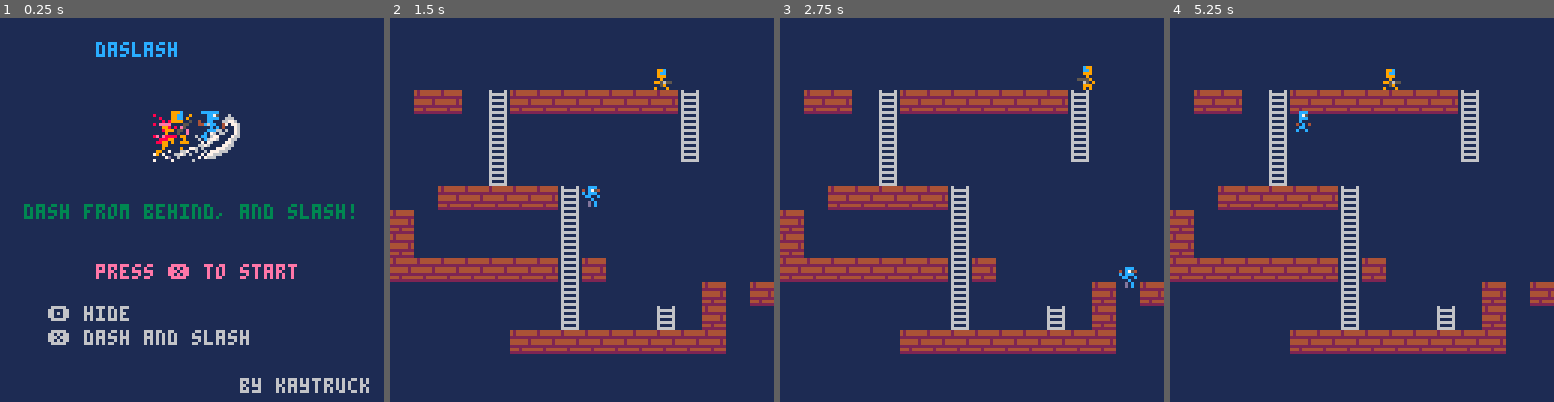
Above: before the commit, frames 1-4 (left to right).
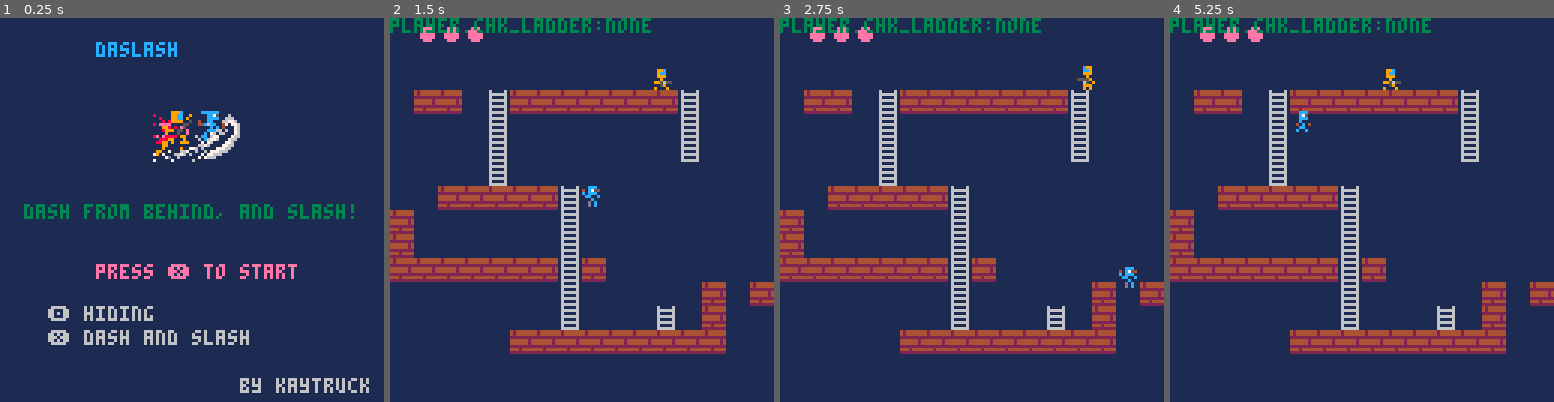
Above: after the commit, the same moments.

Repository: kaytruck/daslash
Game: PICO-8 cartridge daslash.p8
Two runs of this game, one before a commit and one after it. Both use one fixed random seed, a clock stepped at 60 frames per second and the inputs below.
Inputs:
- Up to frame 1 (0.25 s): no input
- Up to frame 2 (1.5 s): tap X (X key) at 0.33, 1.07 s; tap O (Z key) at 0.7 s
- Up to frame 3 (2.75 s): hold Right 1.6-2.1 s; tap O (Z key) at 1.7, 2.1, 2.5 s; tap X (X key) at 1.85 s; hold Up 2.15-2.42 s; hold Right from 2.47 s (still down)
- Up to frame 4 (5.25 s): tap O (Z key) every 0.4 s from 2.9 to 4.9 s; tap X (X key) at 2.97, 4.08, 5.2 s; release Right at 3.03 s; hold Left 3.08-3.58 s; hold Down 3.63-3.97 s; hold Right 4.02-4.68 s; hold Up 4.73-5.03 s; hold Left from 5.08 s (still down)

The runs differ from the first frame. In frame 1, 0.1% of the frame differs, in the area x 31-40%, y 75-79%; in frame 2, 1.5%, in the area x 0-68%, y 0-7%; in frame 3, 1.5%; in frame 4, 1.5%.

Commit message:
add player damage

Diff:
--- a/daslash.p8
+++ b/daslash.p8
@@ -42,15 +42,17 @@
 		dash_time=0,
 		dash_time_max = 6,
 		atk=3,
+		hp=3,
 		-- stat
 		running=false,
 		falling=false,
 		landing=false,
+		underatk=false,			-- under attack flg
 		chk_ladder="none",
 		flip=false,
 		dash_time=0,
 		dash_time_max = 6,
-		hide=false,
+		hiding=false,
 		ladder="none",
 		-- anim
 		anim=0,
@@ -74,6 +76,7 @@
 		flip=false,
 		dead=false,
 		hp=6,
+		underatk=false,		-- under attack flag
 		-- anim
 		anim=0,
 		-- function
@@ -107,7 +110,7 @@
 	spr(192, 48, 25, 4, 4)
 	print("dash from behind, and slash!", 8, 62, 3)
 	print("press ❎ to start", 32, 82, blink_col)
-	print("🅾️ hide", 16, 96, 6)
+	print("🅾️ hiding", 16, 96, 6)
 	print("❎ dash and slash", 16,104,6)
 	print("by kaytruck", 80, 120, 6)
 
@@ -134,9 +137,9 @@
 	player.ladder = "none"
 	--control
 	if btn(🅾️) then
-		player.hide = true
+		player.hiding = true
 	else
-		player.hide = false
+		player.hiding = false
 		if btn(⬅️) then
 			player.flip = true
 			player.running = true
@@ -225,30 +228,72 @@
 		player.dx = 0
 	end
 
-	-- dash through enemy
-	for enemy in all(enemies) do
-		if player.dash_time > 0
-		and min(player.x, player.x + player.dx) < enemy.x
-		and max(player.x, player.x + player.dx) > enemy.x
-		and player.flip == enemy.flip then
-			enemy.hp -= player.atk
-		end
-	end
+	-- collide enemies
+	engage(player, enemies)
 
 	-- apply move
 	player.x += player.dx
 	player.y += player.dy
 	player.y = flr(player.y + 0.9)
 
-	-- limit player to window
-	if player.y > dead_h then
+	-- player die
+	if player.y > dead_h
+	or player.hp <= 0 then
 		_update = update_gameover
 		_draw = draw_gameover
 	end
+	-- limit player to window
 	if player.x < window_l then
 		player.x = window_l
 	elseif player.x > window_r - player.w then
 		player.x = window_r - player.w
+	end
+end
+
+function engage(player, enemies)
+	local deads = {}
+	for enemy in all(enemies) do
+		-- if not collide on y
+		if not (max(player.y, enemy.y) <= min(player.y + player.h - 1, enemy.y + enemy.h - 1))
+		and not (min(player.y + player.h - 1, enemy.y + enemy.h - 1) >= max(player.y, enemy.y)) then
+			goto nextenemy
+		end
+		-- if not collide on x
+		-- TODO should compare to center and center ?
+		if not (max(player.x, enemy.x) <= min(player.x + player.w - 1, enemy.x + enemy.w - 1))
+		and not (min(player.x + player.w - 1, enemy.x + enemy.w - 1) >= max(player.x, enemy.x)) then
+			player.underatk = false
+			enemy.underatk = false
+			goto nextenemy
+		end
+		-- if dashing
+		if player.dash_time > 0 then
+			--  if same direction
+			if player.flip == enemy.flip
+			and not enemy.underatk then
+				-- if dash through
+					-- if min(player.x, player.x + player.dx) < enemy.x
+					-- and max(player.x, player.x + player.dx) > enemy.x then
+					-- 	enemy.hp -= player.atk
+					-- end
+				enemy.hp -= player.atk
+				enemy.underatk = true
+			end
+		else
+			-- player damage
+			if not player.hiding
+			and not player.underatk then
+				player.hp -= 1
+				player.underatk = true
+			end
+		end
+		if enemy.hp <= 0 then
+			add(deads, enemy)
+		end
+		::nextenemy::
+	end
+	for dead in all(deads) do
+		del(enemies, dead)
 	end
 end
 
@@ -361,7 +406,7 @@
 
 function animate_player()
 	player.spw = 1
-	if player.hide then
+	if player.hiding then
 		player.sp = 17
 	elseif player.dash_time > 0 then
 		player.sp = 33
@@ -411,12 +456,15 @@
 function draw_gaming()
 	cls(1)
 	draw_map()
-	-- TODO draw player hp
-	if player.hide then
+	-- draw player hp
+	for i=1,player.hp do
+		circfill(4 + 8 * i, 5, 2, 14)
+	end
+	if player.hiding then
 		draw_player()
 	end
 	draw_enemies()
-	if not player.hide then
+	if not player.hiding then
 		draw_player()
 	end
 
@@ -425,7 +473,7 @@
 	-- print("player.dy:"..player.dy, 3)
 	-- print("player.x:"..player.x, 3)
 	-- print("player.y:"..player.y, 3)
-	-- print("player.chk_ladder:"..player.chk_ladder, 3)
+	print("player.chk_ladder:"..player.chk_ladder, 3)
 end
 
 function draw_map()
